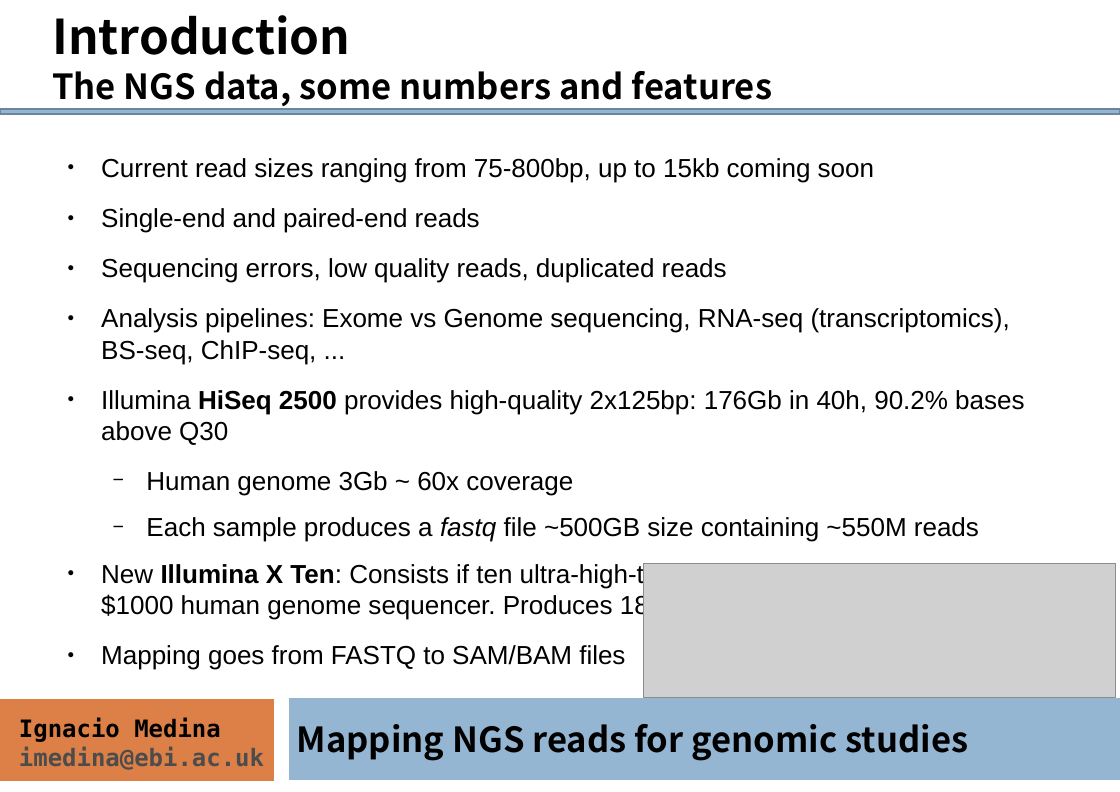
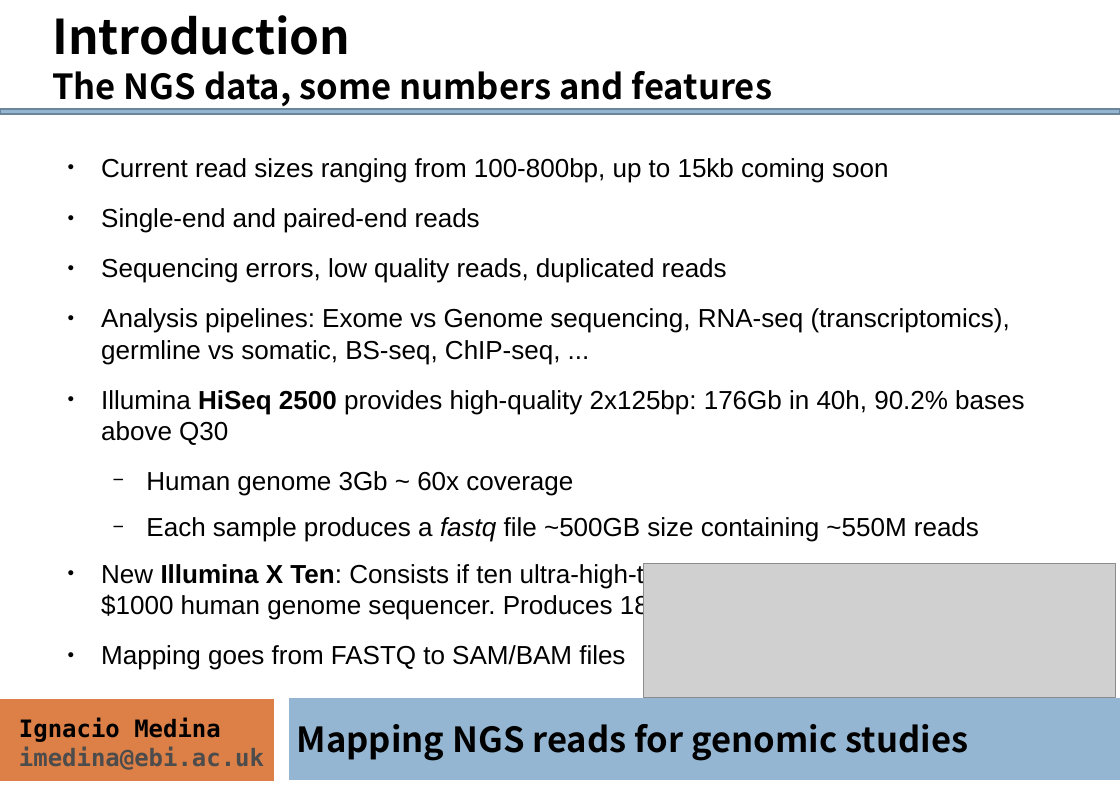
Before and after one commit to ngs-course/ngs-course.github.io, a slide deck: slide 4 of Course_Materials/alignment/presentation/ngs-read-mapping-imedina-mda14.odp. Drawn at 1120x792 pixels with LibreOffice and Linux fonts; fonts in the diff are those of the drawing; grey boxes stand for pictures. Boxes give left, top, right and bottom in pixels: in the first picture for what was removed or moved away, otherwise in the second. Text is boxed around its words. In the diff, an @@ line names an element or a change of style, - is before the commit and + after.

```diff
--- a/Course_Materials/alignment/presentation/ngs-read-mapping-imedina-mda14.odp
+++ b/Course_Materials/alignment/presentation/ngs-read-mapping-imedina-mda14.odp
@@ text at [101,158,888,183]: text changed @@
-● Current read sizes ranging from 75-800bp, up to 15kb coming soon
+● Current read sizes ranging from 100-800bp, up to 15kb coming soon
@@ text at [101,308,1010,364]: text changed @@
-● Analysis pipelines: Exome vs Genome sequencing, RNA-seq (transcriptomics), BS-seq, ChIP-seq, ...
+● Analysis pipelines: Exome vs Genome sequencing, RNA-seq (transcriptomics), germline vs somatic, BS-seq, ChIP-seq, ...
```
Also in this commit, not shown: 8 other slides changed, 1 slide added, 1 other file.
